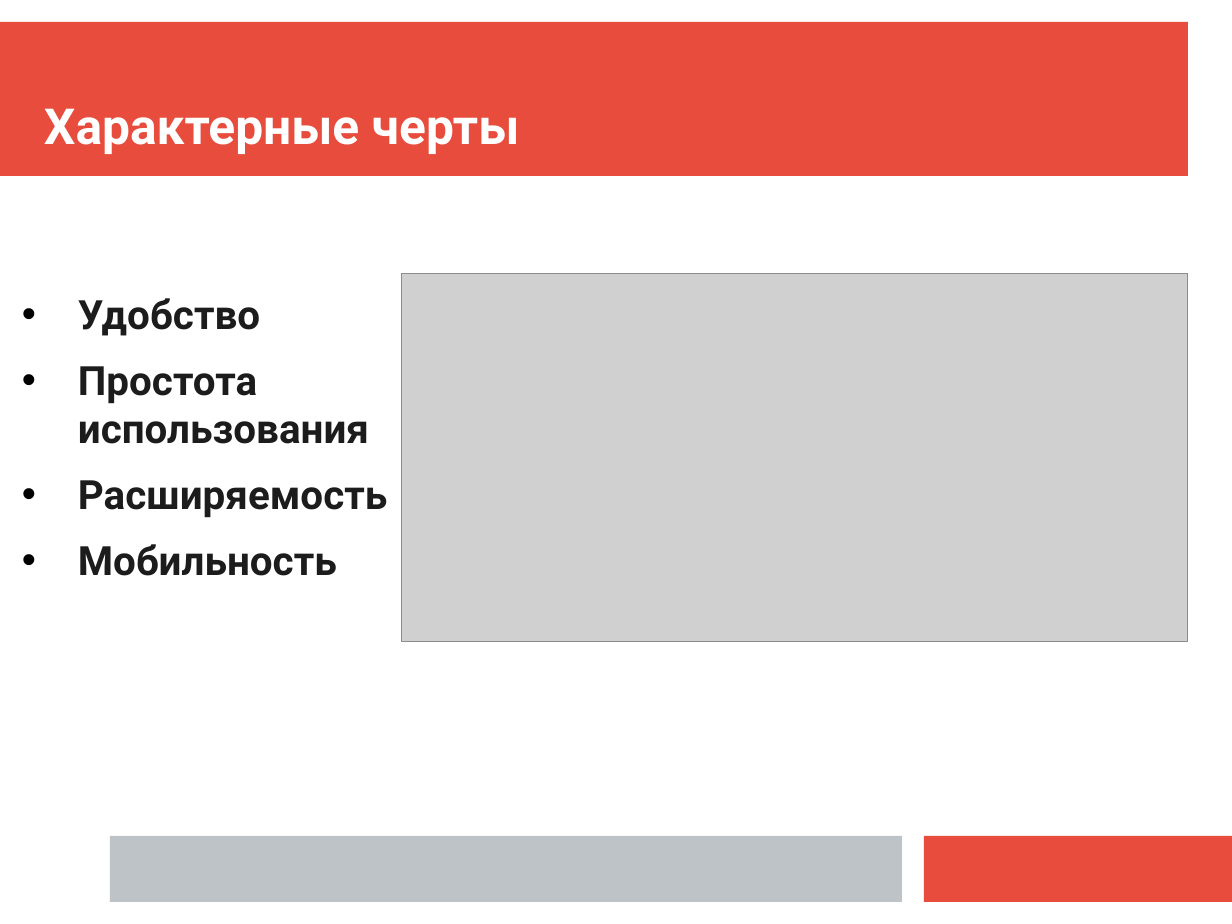
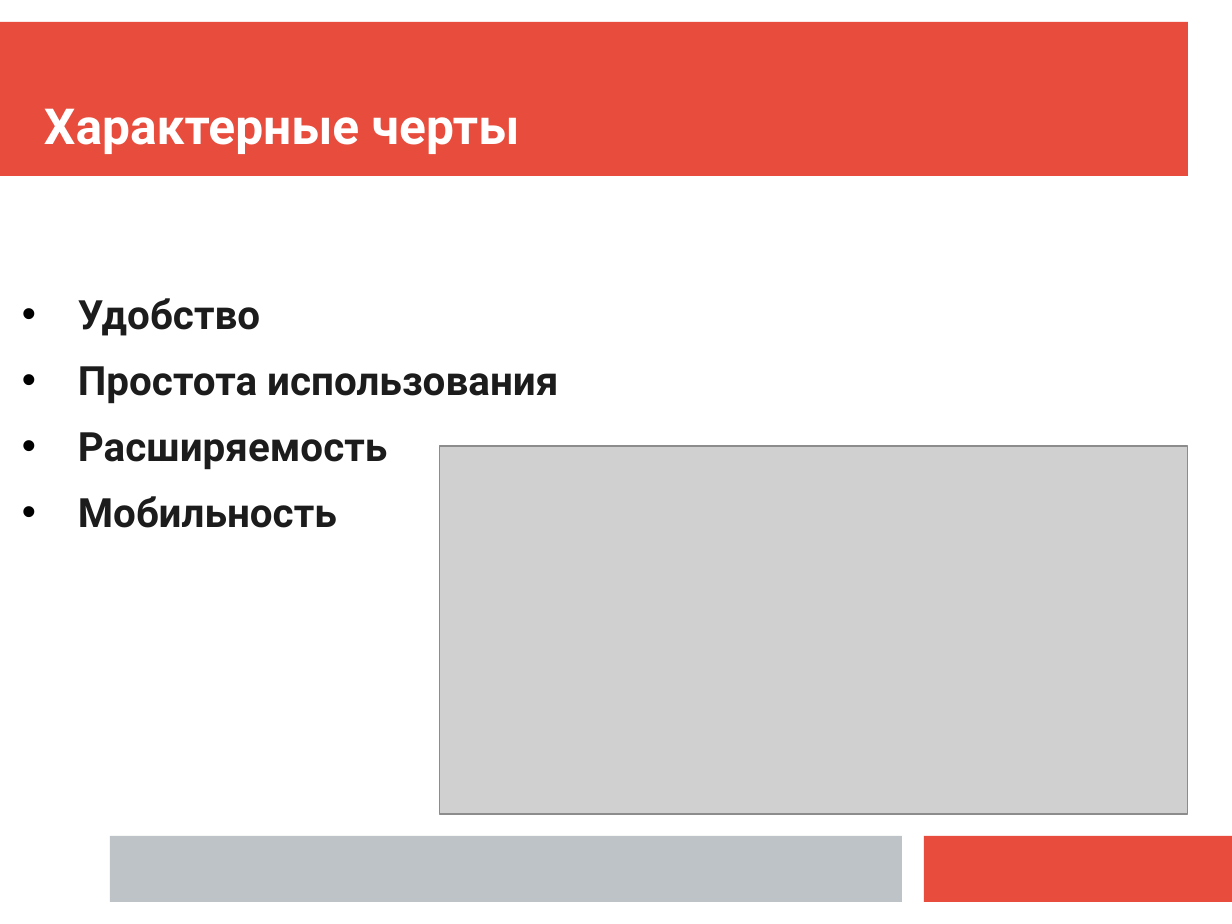
Before and after one commit to Chupahabr/TeleBot, a slide deck: slide 5 of Team_awesome.odp. Drawn at 1232x924 pixels with LibreOffice and Linux fonts; fonts in the diff are those of the drawing; grey boxes stand for pictures. Boxes give left, top, right and bottom in pixels: in the first picture for what was removed or moved away, otherwise in the second. Text is boxed around its words. In the diff, an @@ line names an element or a change of style, - is before the commit and + after.

```diff
--- a/Team_awesome.odp
+++ b/Team_awesome.odp
@@ text "Удобство" rewrapped from bbox=[78, 298, 387, 576] to bbox=[78, 298, 558, 528] @@
@@ picture: place and size @@
-picture at bbox=[401, 273, 1188, 641]
+picture at bbox=[440, 446, 1188, 814]
```
Also in this commit, not shown: 2 other slides changed, 1 slide removed.
